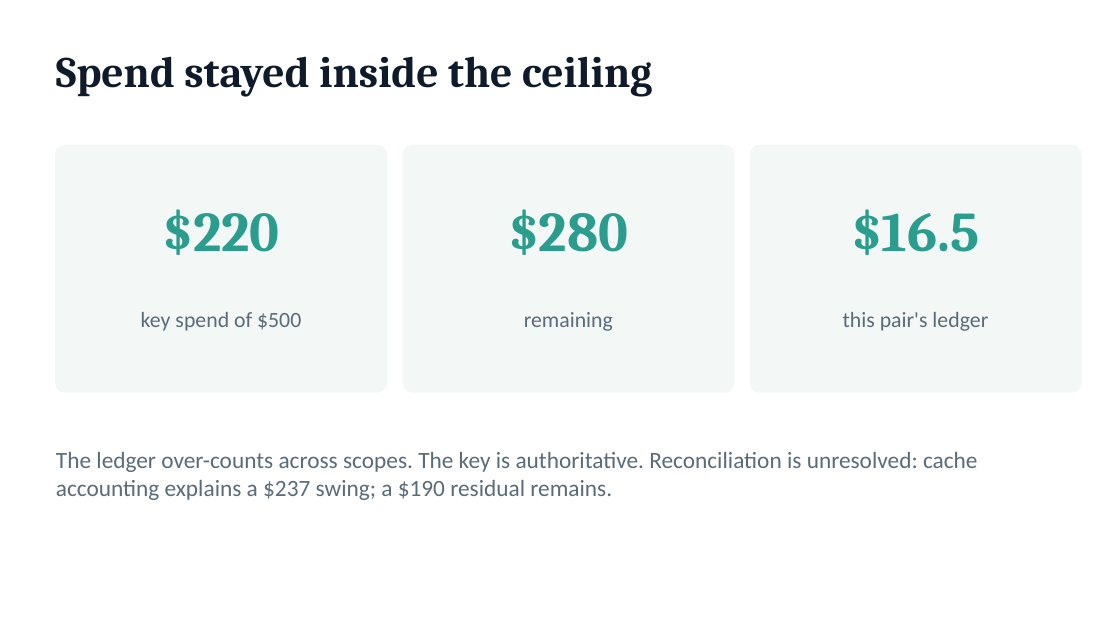
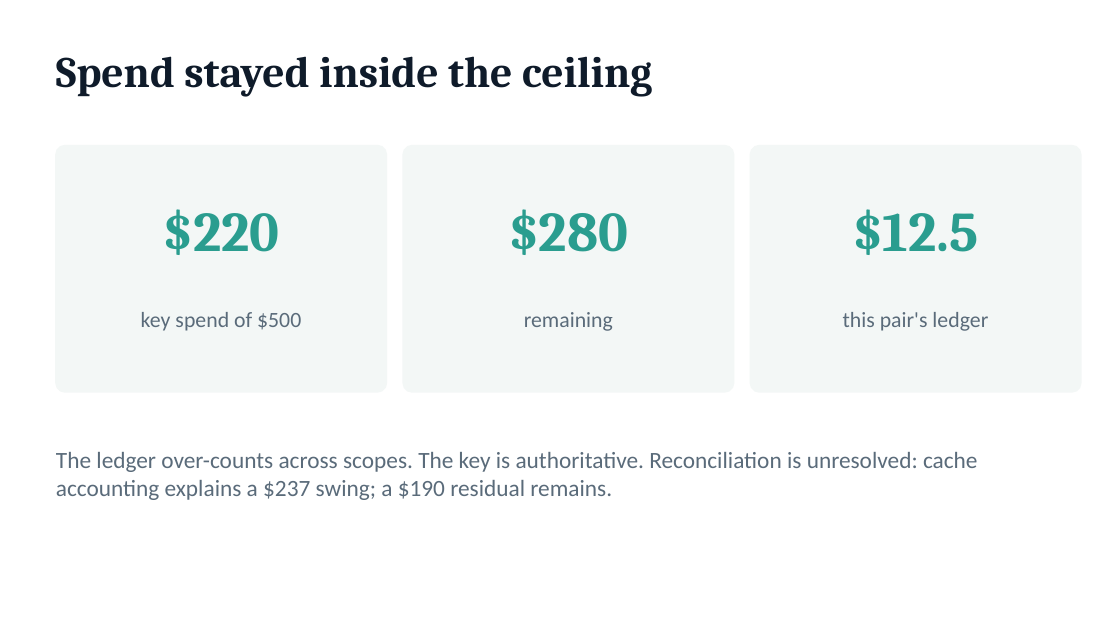
Before and after one commit to zignd/harbor-tbench-worktrial, a slide deck: slide 9 of docs/result/presentation.pptx. Drawn at 1120x630 pixels with LibreOffice and Linux fonts; fonts in the diff are those of the drawing. Boxes give left, top, right and bottom in pixels: in the first picture for what was removed or moved away, otherwise in the second. Text is boxed around its words. In the diff, an @@ line names an element or a change of style, - is before the commit and + after.

```diff
--- a/docs/result/presentation.pptx
+++ b/docs/result/presentation.pptx
@@ text at <box>852,209,978,255</box>: text changed @@
-$16.5
+$12.5
```
Also in this commit, not shown: 12 other files.
